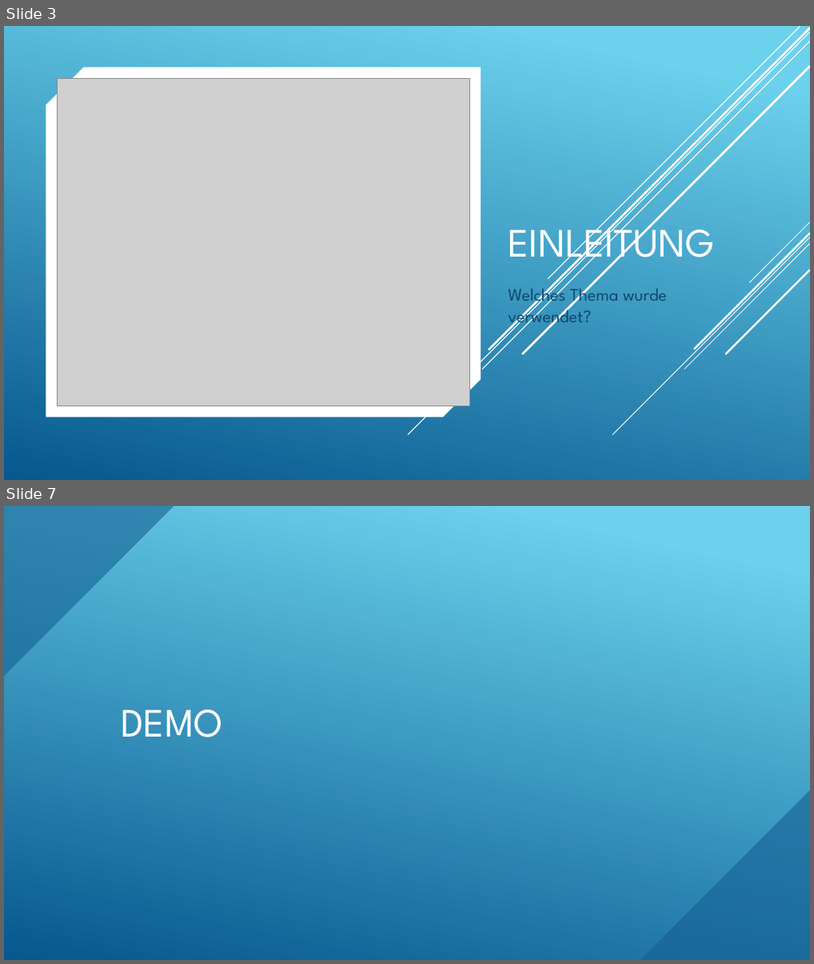
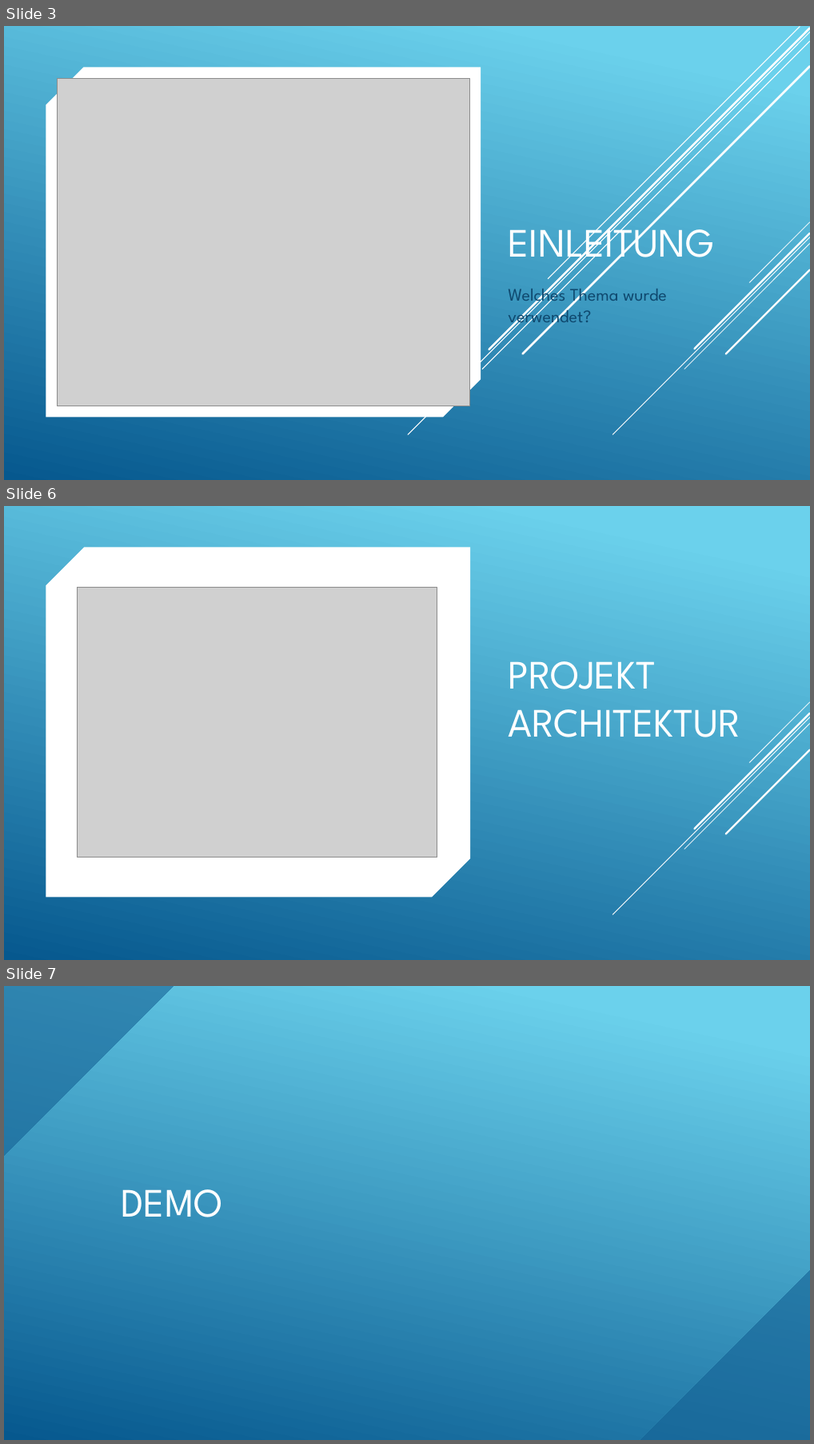
Before and after one commit to HaessigeHubi/JS1_MLZ, a slide deck: Präsentation.pptx. Shown one above the other, each under a label of ours: slides 3 and 7 before the commit, slides 3, 6 and 7 after it; the slides between them are not shown. The pictures are 814x964 and 814x1444 pixels, drawn with LibreOffice and Linux fonts; fonts in the diff are those of the drawing; grey boxes stand for pictures. Boxes give left, top, right and bottom in pixels: in the first picture for what was removed or moved away, otherwise in the second. Text is boxed around its words. In the diff, an @@ line names an element or a change of style, - is before the commit and + after.

```diff
--- a/Präsentation.pptx
+++ b/Präsentation.pptx
@@ slide 6 added at box(4, 506, 810, 960), background #FFFFFF @@
@@ rectangle added at box(4, 506, 810, 960), fill gradient #6ED2EB to #06588E @@
@@ line added from (810, 512) to (408, 914), #000000 1 pt @@
@@ line added from (810, 521) to (482, 849), #000000 1 pt @@
@@ line added from (810, 508) to (489, 829), #000000 2.5 pt @@
@@ line added from (800, 507) to (549, 759), #000000 1 pt @@
@@ snip diag rect added at box(46, 547, 470, 896), fill #FFFFFF @@
@@ line added from (810, 547) to (523, 834), #000000 2.5 pt @@
@@ picture added at box(77, 587, 437, 857) @@
@@ title added at box(508, 661, 741, 737), 48 pt, text #FFFFFF @@
+PROJEKT ARCHITEKTUR
@@ group added at box(613, 702, 810, 914): 5 lines @@
@@ group added at box(613, 702, 810, 914): 5 lines @@
```
Also in this commit, not shown: 3 slides changed, 2 slides removed, 5 other files.
